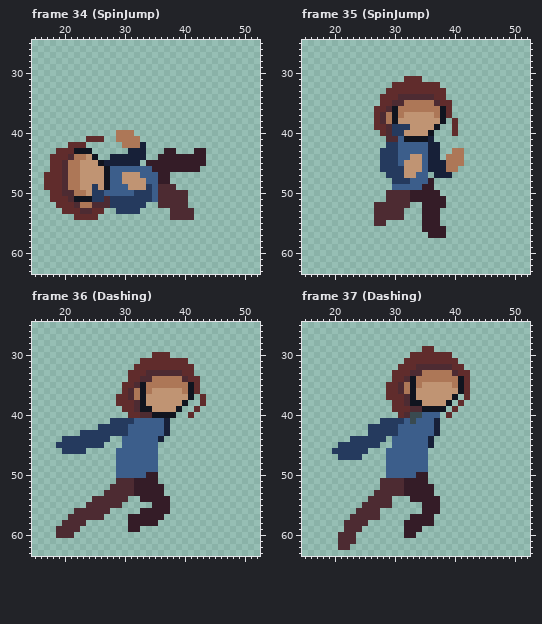
Edited in one commit: pixel-art file (ArcadePrototype/Assets/Art/MainCharacter/Apollo.aseprite). Above is the file before it was changed.
64x64 pixels, 55 frames. Shown: frame 34 (SpinJump): x 15..52, y 25..63; frame 35 (SpinJump): x 15..52, y 25..63; frame 36 (Dashing): x 15..52, y 25..63; frame 37 (Dashing): x 15..52, y 25..63. The commit also changed other frames, which this record leaves out.
After:
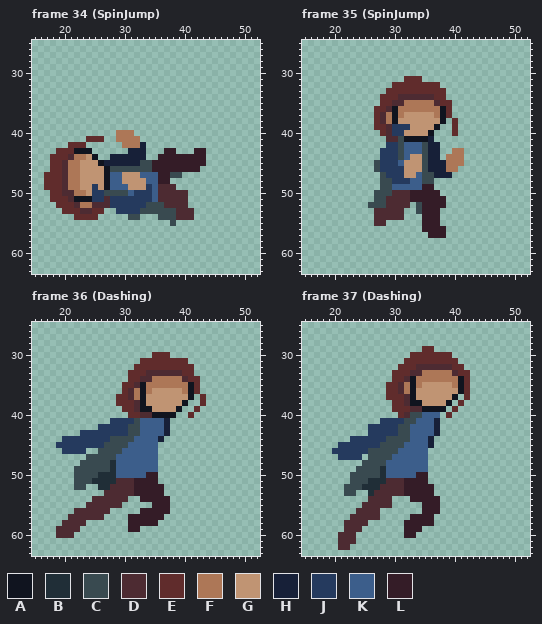
Palette (. is transparent): A #10141f  B #202e37  C #394a50  D #4d2b32  E #602c2c  F #ad7757  G #c09473  H #172038  J #253a5e  K #3c5e8b  L #341c27
The exact change:
layer "Jacket" now shown
--- frame 34 (SpinJump), layer "Jacket"
@@ x 25..41 @@
 44 A..HHHHHH..LLLLLL
-45 GAHHHHHH.LLLLLLLL
-46 GGAKKKKKKKLLLLLLL
-47 GGAKKGGGKKKLL....
+45 GAHHHHHHCCLLLLLLL
+46 GGACCCCCCCLLLLLLL
+47 GGAKKGGGKKKLLCC..
 48 GGAKKGGGGKKLL....
 49 JGAKKKGGGJKDDD...
-50 JJKKKKKJJJKDDDDD.
+50 JJCCCCKJJJKDDDDD.
 51 JJDJJJJJJJKDDDDD.
-52 DDDJJJJJJ..DDDDD.
-53 EE..JJJJ.....DDDD
-54 E............DDDD
-55 .................
+52 DDDJJJJJJCCCDDDD.
+53 EE..JJJJCCCCCCDDD
+54 E.....CC...CCCDDD
+55 .............C...
 56 .................
--- frame 35 (SpinJump), layer "Jacket"
@@ x 24..38 @@
 40 ....EDJJGGGGA..
-41 .....DDKAAAAH..
-42 .....JJKKKKKHH.
-43 ....JJJKKKKKHH.
-44 ....JJJKKGGKHH.
-45 ....JJJKGGGKHHH
-46 ....JJJJGGGKHHH
-47 .....JJJGGKK.HH
-48 ......JJJKKKL..
-49 ......KKKKKLL..
-50 .....DDDDLLLLL.
-51 .....DDDDLLLLLL
-52 ...DDDDDD..LLLL
-53 ...DDDDD...LLL.
+41 .....DDCAAAAH..
+42 .....JJCKKKCHH.
+43 ....JJJCKKKCHH.
+44 ....JJJCKGGCHH.
+45 ...CJJJKGGGCHHH
+46 ...CJJJJGGGCHHH
+47 ....CJJJGGKCCHH
+48 ....CCJJJKKCC..
+49 ....CCKKKKKLL..
+50 ...CCCDDDLLLLL.
+51 ...CCDDDDLLLLLL
+52 ..CCCDDDD.CLLLL
+53 ...DDDDD..CLLL.
 54 ...DDDDD...LLL.
--- frame 36 (Dashing), layer "Jacket"
@@ x 20..34 @@
 40 ...........EEDD
-41 ........JJJJKKK
-42 ......JJJJJKKKK
-43 ...JJJJJJJJKKKK
-44 JJJJJJJJ..KKKKK
-45 JJJJJJJ...KKKKK
-46 JJJJ.....KKKKKK
-47 .........KKKKKK
-48 .........KKKKKK
-49 .........KKKKKK
-50 .........KKKKKL
-51 .........DDDLLL
-52 ........DDDDLLL
+41 ........JJJJCKK
+42 ......JJJJJCCKK
+43 ...JJJJJJJJCCKK
+44 JJJJJJJJCCCCKKK
+45 JJJJJJJCCCCKKKK
+46 JJJJ..CCCCKKKKK
+47 ....CCCCCKKKKKK
+48 ...CCCCCBKKKKKK
+49 ..CCCCCCBKKKKKK
+50 ..CCCCBBBKKKKKL
+51 ..CCCBBBBDDDLLL
+52 ..CC..BBDDDDLLL
 53 .......DDDDDLLL
--- frame 37 (Dashing), layer "Jacket"
@@ x 20..34 @@
 40 ...........EDCC
-41 ........JJJJKCK
-42 ......JJJJJKKKK
-43 ......JJJJJKKKK
-44 ...JJJJJJ.KKKKK
-45 .JJJJJJJ..KKKKK
-46 JJJJJJ...KKKKKK
-47 .JJJJ....KKKKKK
-48 .........KKKKKK
-49 .........KKKKKK
-50 .........KKKKKL
-51 ........DDDDLLL
-52 ........DDDDLLL
-53 .......DDDDDLLL
+41 ........JJJJCCK
+42 ......JJJJJCCKK
+43 ......JJJJJCCKK
+44 ...JJJJJJCCCCKK
+45 .JJJJJJJCCCCKKK
+46 JJJJJJCCCCCKKKK
+47 .JJJJ.CCCCKKKKK
+48 .....CCCCKKKKKK
+49 ....CCCCBKKKKKK
+50 ...CCCCCBKKKKKL
+51 ...CCCBBBDDDLLL
+52 ..CCCBBBDDDDLLL
+53 ..CC..BDDDDDLLL
 54 ......DDDD...LL
